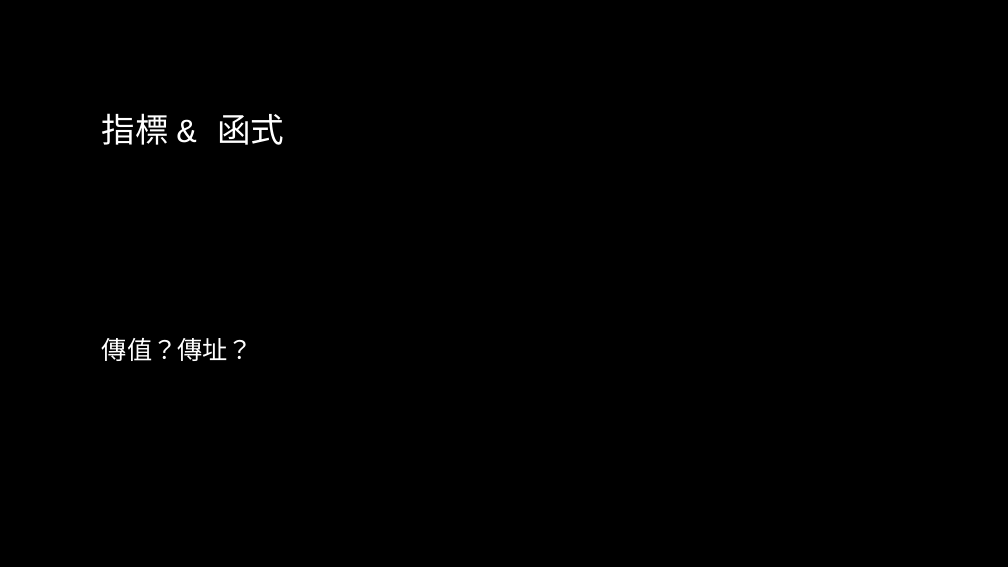
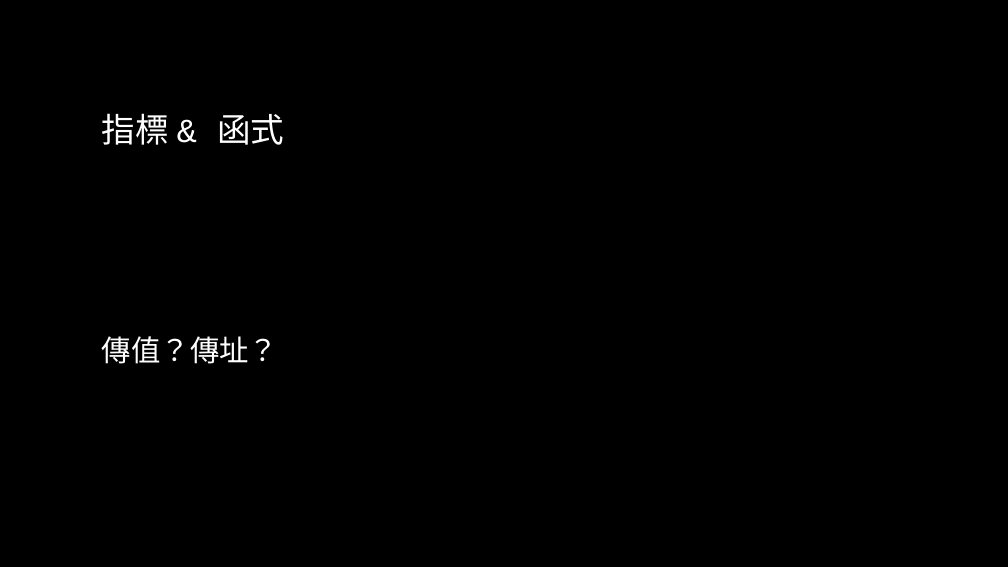
Before and after one commit to liuutin9/2023_summer_camp, a slide deck: slide 59 of 電機_C_Day_2.pptx (slide 58 before the commit). Drawn at 1008x567 pixels with LibreOffice and Linux fonts; fonts in the diff are those of the drawing; background and template pictures are left out. Boxes give left, top, right and bottom in pixels: in the first picture for what was removed or moved away, otherwise in the second. Text is boxed around its words. In the diff, an @@ line names an element or a change of style, - is before the commit and + after.

```diff
--- a/電機_C_Day_2.pptx
+++ b/電機_C_Day_2.pptx
@@ text "傳值？傳址？" at <box>102,336,278,364</box>: size 24 to 28 pt @@
```
Also in this commit, not shown: 2 other slides changed, 1 slide added.
